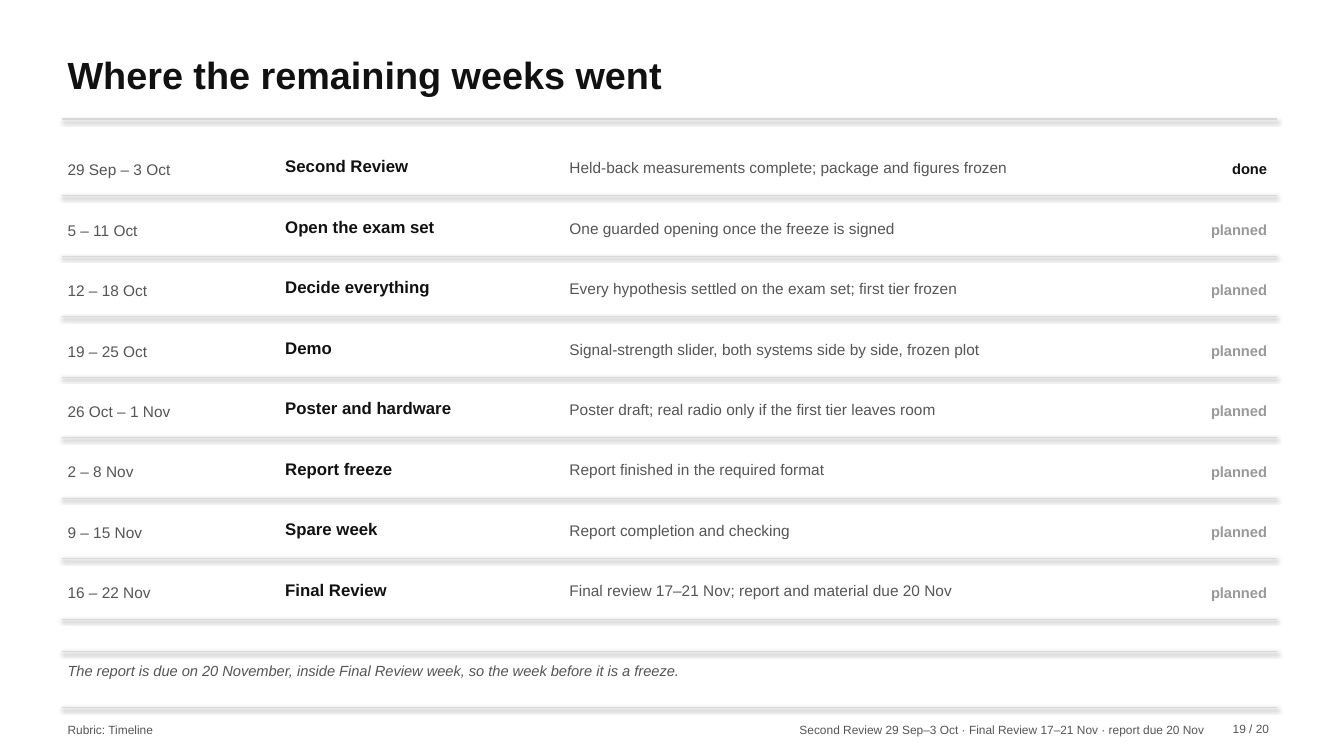
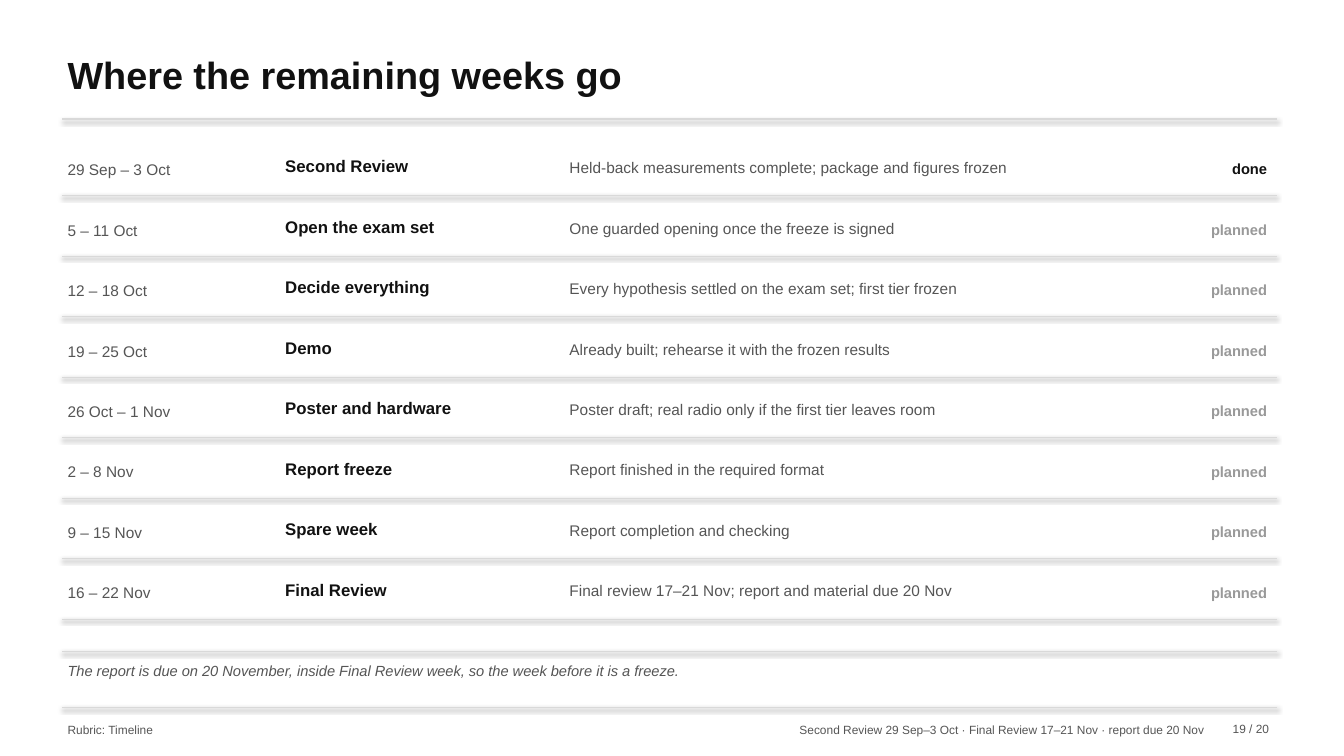
Before and after one commit to nxck2005/capstone, a slide deck: slide 19 of deliverables/review-2/semantic-communication-second-review.pptx. Drawn at 1344x756 pixels with LibreOffice and Linux fonts; fonts in the diff are those of the drawing. Boxes give left, top, right and bottom in pixels: in the first picture for what was removed or moved away, otherwise in the second. Text is boxed around its words. In the diff, an @@ line names an element or a change of style, - is before the commit and + after.

```diff
--- a/deliverables/review-2/semantic-communication-second-review.pptx
+++ b/deliverables/review-2/semantic-communication-second-review.pptx
@@ text at <box>68,61,622,96</box>: text changed @@
-Where the remaining weeks went
+Where the remaining weeks go
@@ text at <box>569,344,889,358</box>: text changed @@
-Signal-strength slider, both systems side by side, frozen plot
+Already built; rehearse it with the frozen results
```
Also in this commit, not shown: 8 other slides changed, 24 other files.
